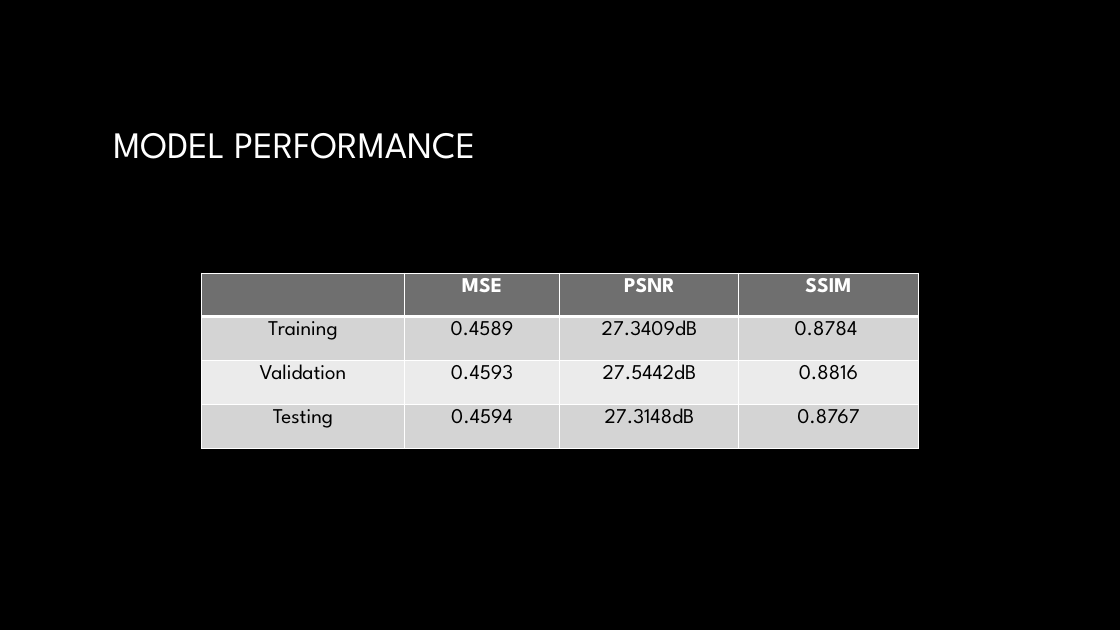
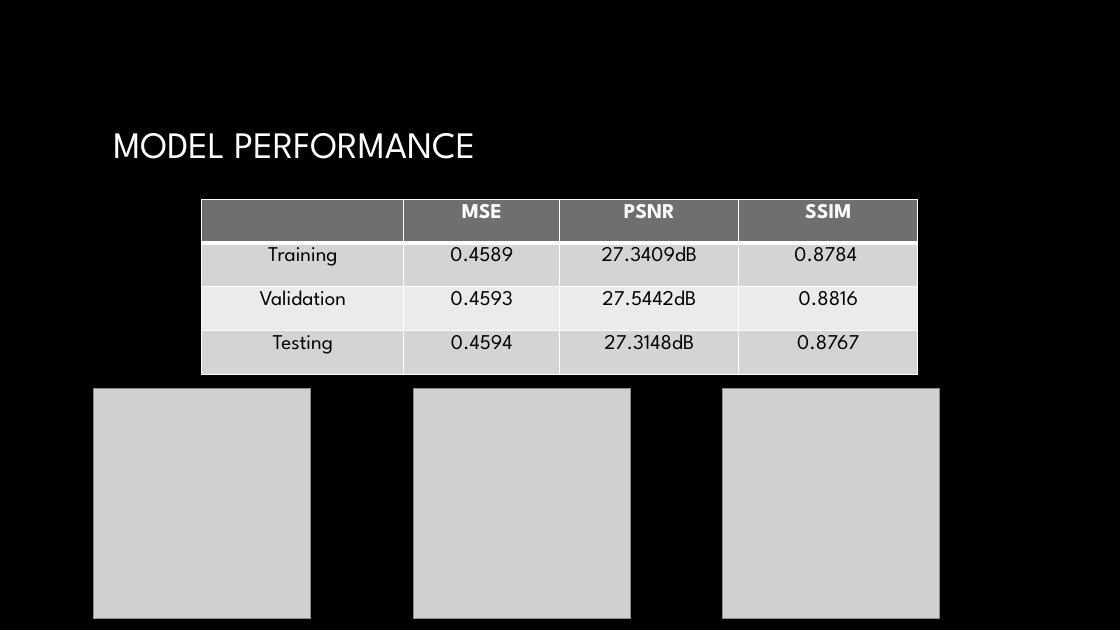
Before and after one commit to kaushikm10/CSCI-5922-Deep-Learning-Project, a slide deck: slide 11 of Image Super resolution.pptx. Drawn at 1120x630 pixels with LibreOffice and Linux fonts; fonts in the diff are those of the drawing; grey boxes stand for pictures; background and template pictures are left out. Boxes give left, top, right and bottom in pixels: in the first picture for what was removed or moved away, otherwise in the second. Text is boxed around its words. In the diff, an @@ line names an element or a change of style, - is before the commit and + after.

```diff
--- a/Image Super resolution.pptx
+++ b/Image Super resolution.pptx
@@ table moved from (x1=202, y1=273, x2=918, y2=448) to (x1=202, y1=199, x2=918, y2=374) @@
@@ picture added at (x1=93, y1=389, x2=311, y2=619) @@
@@ picture added at (x1=413, y1=389, x2=631, y2=619) @@
@@ picture added at (x1=723, y1=389, x2=940, y2=619) @@
```
Also in this commit, not shown: 7 other slides changed, 1 slide added, 1 other file.
